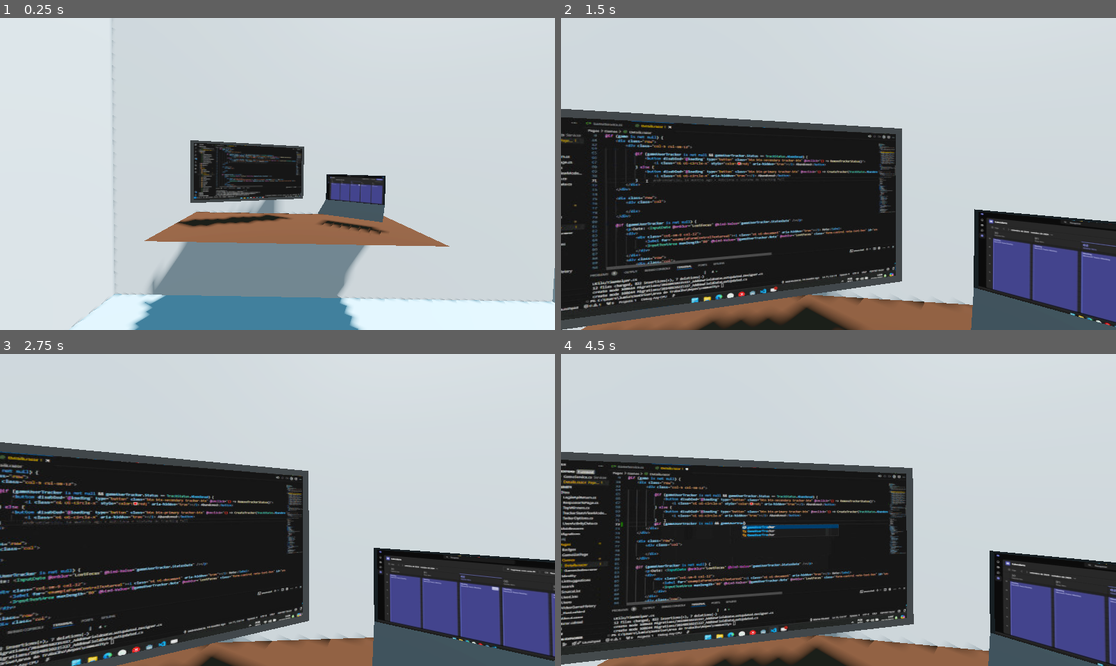
Above: before the commit, frames 1-4 (two rows, left to right).
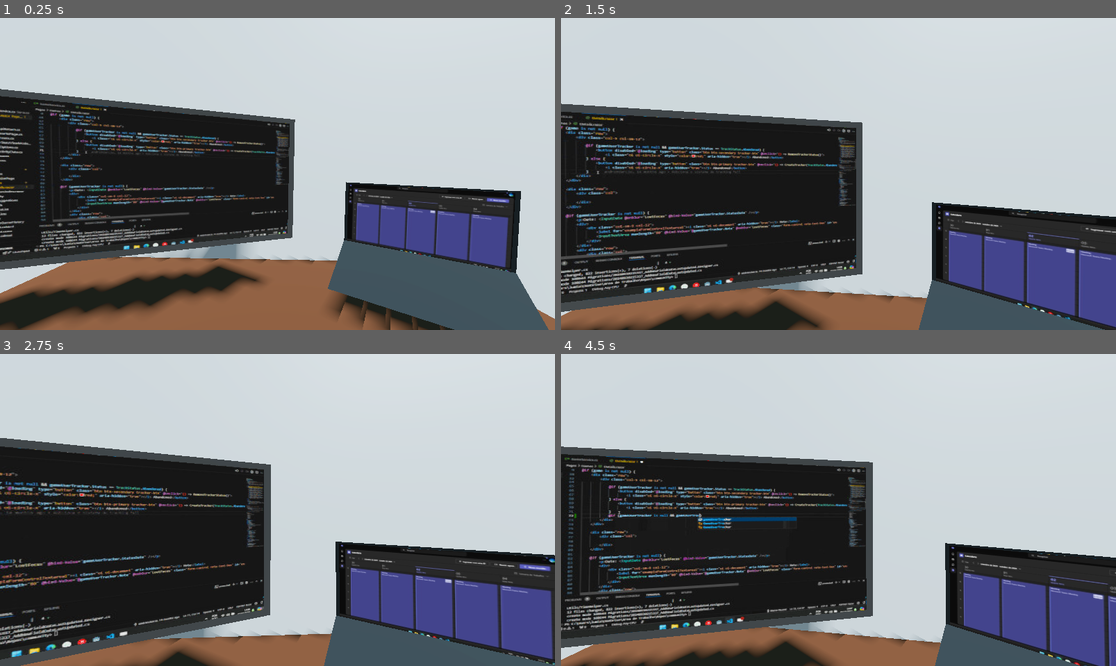
Above: after the commit, the same moments.

Repository: diguifi/were-just-old-kids
Game: Godot game, scene res://scenes/home_office.tscn
Two runs of this game, one before a commit and one after it. Both use one fixed random seed, a clock stepped at 60 frames per second and the inputs below. This scene is started directly instead of the project's main scene.
Inputs (mouse positions are in pixels of both pictures, inside the frame that each line leads up to):
- Up to frame 1 (0.25 s): no input
- Up to frame 2 (1.5 s): tap Enter (ui_accept) at 0.5, 0.77 s; move the mouse to (866, 174) at 0.52 s; hold Up (ui_up) from 0.53 s (still down); tap Ctrl (crouch) at 0.6 s; move the mouse to (810, 174) at 1.27 s; tap Shift (sprint) at 1.35 s
- Up to frame 3 (2.75 s): keep holding Up (ui_up); tap Enter (ui_accept) at 1.52 s; move the mouse to (288, 503) at 2.02 s; tap Ctrl (crouch) at 2.1 s
- Up to frame 4 (4.5 s): keep holding Up (ui_up); move the mouse to (832, 516) at 2.77 s; tap Shift (sprint) at 2.85, 4.35 s; tap Enter (ui_accept) at 3.02, 3.77 s; move the mouse to (877, 513) at 3.52 s; tap Ctrl (crouch) at 3.6 s; move the mouse to (794, 506) at 4.27 s

The runs differ from the first frame. In frame 1, 55% of the frame differs, in the area x 0-100%, y 3-100%; in frame 2, 27%; in frame 3, 23%; in frame 4, 28%.

Commit message:
Begins city

Diff:
--- a/scenes/home_office.tscn
+++ b/scenes/home_office.tscn
@@ -11,6 +11,7 @@
 [ext_resource type="Texture2D" uid="uid://b6rjkv70gxt5i" path="res://assets/computer/frame_130_delay-0.06s.jpg" id="9_rg513"]
 [ext_resource type="Script" path="res://assets/computer/code.gd" id="10_0honr"]
 [ext_resource type="Texture2D" uid="uid://bxkf45lp8mxvp" path="res://assets/computer/teams.jpg" id="10_qwa42"]
+[ext_resource type="PackedScene" uid="uid://d2sadhxrldf42" path="res://scenes/house.tscn" id="12_6iqs6"]
 
 [sub_resource type="PlaneMesh" id="PlaneMesh_wq5w7"]
 size = Vector2(8, 8)
@@ -119,10 +120,37 @@
 [sub_resource type="StandardMaterial3D" id="StandardMaterial3D_x8nua"]
 albedo_color = Color(0.111197, 0.111197, 0.111197, 1)
 
+[sub_resource type="PlaneMesh" id="PlaneMesh_t3k78"]
+size = Vector2(1000, 800)
+
+[sub_resource type="StandardMaterial3D" id="StandardMaterial3D_dknm7"]
+albedo_color = Color(0.226707, 0.226707, 0.226707, 1)
+
+[sub_resource type="BoxMesh" id="BoxMesh_sko3x"]
+size = Vector3(10, 45, 40)
+
+[sub_resource type="BoxMesh" id="BoxMesh_28gb8"]
+size = Vector3(20, 60, 20)
+
+[sub_resource type="BoxMesh" id="BoxMesh_d8aem"]
+size = Vector3(25, 50, 20)
+
+[sub_resource type="BoxMesh" id="BoxMesh_ll6jl"]
+size = Vector3(10, 20, 15)
+
+[sub_resource type="BoxMesh" id="BoxMesh_xkocb"]
+size = Vector3(10, 30, 15)
+
+[sub_resource type="BoxMesh" id="BoxMesh_b6hxl"]
+size = Vector3(20, 45, 25)
+
+[sub_resource type="BoxMesh" id="BoxMesh_1wmne"]
+size = Vector3(25, 15, 25)
+
 [node name="HomeOffice" type="Node3D"]
 
 [node name="Character" parent="." instance=ExtResource("1_i7crv")]
-transform = Transform3D(-4.37114e-08, 0, 1, 0, 1, 0, -1, 0, -4.37114e-08, -0.28732, 0, 0.566107)
+transform = Transform3D(-4.37114e-08, 0, 1, 0, 1, 0, -1, 0, -4.37114e-08, -1.37833, 0, 0.383775)
 acceleration = 5.0
 jumping_enabled = false
 sprint_enabled = false
@@ -254,3 +282,98 @@
 double_sided = false
 no_depth_test = true
 texture = ExtResource("10_qwa42")
+
+[node name="City" type="Node" parent="."]
+
+[node name="MeshInstance3D" type="MeshInstance3D" parent="City"]
+transform = Transform3D(1, 0, 0, 0, 1, 0, 0, 0, 1, -4.67042, -24.6095, -43.8134)
+mesh = SubResource("PlaneMesh_t3k78")
+surface_material_override/0 = SubResource("StandardMaterial3D_dknm7")
+
+[node name="MeshInstance3D2" type="MeshInstance3D" parent="City"]
+transform = Transform3D(1, 0, 0, 0, 1, 0, 0, 0, 1, -76.8662, -6.10733, -91.1948)
+mesh = SubResource("BoxMesh_sko3x")
+
+[node name="MeshInstance3D3" type="MeshInstance3D" parent="City"]
+transform = Transform3D(1, 0, 0, 0, 1, 0, 0, 0, 1, -72.8384, -6.10733, -124.008)
+mesh = SubResource("BoxMesh_28gb8")
+
+[node name="MeshInstance3D4" type="MeshInstance3D" parent="City"]
+transform = Transform3D(1, 0, 0, 0, 1, 0, 0, 0, 1, -24.5676, -6.10733, -154.803)
+mesh = SubResource("BoxMesh_d8aem")
+
+[node name="MeshInstance3D13" type="MeshInstance3D" parent="City"]
+transform = Transform3D(1, 0, 0, 0, 1, 0, 0, 0, 1, -52.7171, -14.454, -213.575)
+mesh = SubResource("BoxMesh_d8aem")
+
+[node name="MeshInstance3D14" type="MeshInstance3D" parent="City"]
+transform = Transform3D(1, 0, 0, 0, 1, 0, 0, 0, 1, -102.489, -26.4003, -213.575)
+mesh = SubResource("BoxMesh_d8aem")
+
+[node name="MeshInstance3D15" type="MeshInstance3D" parent="City"]
+transform = Transform3D(1, 0, 0, 0, 1, 0, 0, 0, 1, -16.0553, -26.4003, -217.589)
+mesh = SubResource("BoxMesh_d8aem")
+
+[node name="MeshInstance3D5" type="MeshInstance3D" parent="City"]
+transform = Transform3D(1, 0, 0, 0, 1, 0, 0, 0, 1, -43.2242, -15.1132, -37.6665)
+mesh = SubResource("BoxMesh_ll6jl")
+
+[node name="MeshInstance3D6" type="MeshInstance3D" parent="City"]
+transform = Transform3D(1, 0, 0, 0, 1, 0, 0, 0, 1, -77.4452, -15.1132, -62.6537)
+mesh = SubResource("BoxMesh_ll6jl")
+
+[node name="MeshInstance3D12" type="MeshInstance3D" parent="City"]
+transform = Transform3D(-4.37114e-08, 0, 1, 0, 1, 0, -1, 0, -4.37114e-08, -75.1009, -15.1132, -208.33)
+mesh = SubResource("BoxMesh_ll6jl")
+
+[node name="MeshInstance3D8" type="MeshInstance3D" parent="City"]
+transform = Transform3D(1, 0, 0, 0, 1, 0, 0, 0, 1, -115.372, -10.9061, -62.6537)
+mesh = SubResource("BoxMesh_xkocb")
+
+[node name="MeshInstance3D9" type="MeshInstance3D" parent="City"]
+transform = Transform3D(1, 0, 0, 0, 1, 0, 0, 0, 1, -109.243, -13.5039, -85.7425)
+mesh = SubResource("BoxMesh_b6hxl")
+
+[node name="MeshInstance3D10" type="MeshInstance3D" parent="City"]
+transform = Transform3D(1, 0, 0, 0, 1, 0, 0, 0, 1, -120.751, -12.1172, -39.6619)
+mesh = SubResource("BoxMesh_b6hxl")
+
+[node name="MeshInstance3D11" type="MeshInstance3D" parent="City"]
+transform = Transform3D(1, 0, 0, 0, 1, 0, 0, 0, 1, -120.751, -25.8758, -12.3293)
+mesh = SubResource("BoxMesh_b6hxl")
+
+[node name="MeshInstance3D7" type="MeshInstance3D" parent="City"]
+transform = Transform3D(1, 0, 0, 0, 1, 0, 0, 0, 1, -84.9187, -20.6947, -33.0661)
+mesh = SubResource("BoxMesh_1wmne")
+
+[node name="House" parent="City" instance=ExtResource("12_6iqs6")]
+
+[node name="House7" parent="City" instance=ExtResource("12_6iqs6")]
+transform = Transform3D(-4.37114e-08, 0, 1, 0, 1, 0, -1, 0, -4.37114e-08, -40.1806, -22.6004, -186.127)
+
+[node name="House2" parent="City" instance=ExtResource("12_6iqs6")]
+transform = Transform3D(1, 0, 0, 0, 1, 0, 0, 0, 1, -42.7964, -22.6004, -83.8833)
+
+[node name="House3" parent="City" instance=ExtResource("12_6iqs6")]
+transform = Transform3D(1.3, 0, 0, 0, 2, 0, 0, 0, 1, -43.9678, -22.6004, -95.0099)
+
+[node name="House4" parent="City" instance=ExtResource("12_6iqs6")]
+transform = Transform3D(1, 0, 0, 0, 1.2, 0, 0, 0, 1, -42.7964, -22.6004, -51.8955)
+
+[node name="House6" parent="City" instance=ExtResource("12_6iqs6")]
+transform = Transform3D(1, 0, 0, 0, 1.5, 0, 0, 0, 2, -42.7964, -22.6004, -20.1025)
+
+[node name="House5" parent="City" instance=ExtResource("12_6iqs6")]
+transform = Transform3D(1, 0, 0, 0, 1.7, 0, 0, 0, 1.2, -42.7964, -22.6004, -63.1942)
+
+[node name="House8" parent="City" instance=ExtResource("12_6iqs6")]
+transform = Transform3D(-0.00209443, 0, -0.999998, 0, 1, 0, 0.999998, 0, -0.00209443, -69.9946, -22.6004, -185.187)
+
+[node name="House9" parent="City" instance=ExtResource("12_6iqs6")]
+transform = Transform3D(-0.00209443, 0, -0.999998, 0, 1, 0, 0.999998, 0, -0.00209443, -62.0316, -22.6004, -185.17)
+
+[node name="House10" parent="City" instance=ExtResource("12_6iqs6")]
+transform = Transform3D(-0.00272276, 0, -0.999998, 0, 2, 0, 1.3, 0, -0.00209443, -50.9025, -22.6004, -186.318)
+
+[node name="House12" parent="City" instance=ExtResource("12_6iqs6")]
+transform = Transform3D(-0.00209443, 0, -1.2, 0, 1.7, 0, 0.999998, 0, -0.00251332, -82.7206, -22.6004, -185.214)
--- /dev/null
+++ b/scenes/house.tscn
@@ -0,0 +1,20 @@
+[gd_scene load_steps=3 format=3 uid="uid://d2sadhxrldf42"]
+
+[sub_resource type="BoxMesh" id="BoxMesh_8kf2q"]
+size = Vector3(7, 5, 8)
+
+[sub_resource type="PrismMesh" id="PrismMesh_hvlrw"]
+size = Vector3(9, 2, 8)
+
+[node name="House" type="Node3D"]
+transform = Transform3D(1, 0, 0, 0, 1, 0, 0, 0, 1, -42.7964, -22.6004, -75.9202)
+
+[node name="MeshInstance3D5" type="MeshInstance3D" parent="."]
+transform = Transform3D(1, 0, 0, 0, 1, 0, 0, 0, 1, -0.0979538, 0.3894, -0.0879059)
+mesh = SubResource("BoxMesh_8kf2q")
+skeleton = NodePath("../..")
+
+[node name="MeshInstance3D6" type="MeshInstance3D" parent="."]
+transform = Transform3D(-4.37114e-08, 0, 1, 0, 1, 0, -1, 0, -4.37114e-08, -0.427299, 3.73946, -0.132584)
+mesh = SubResource("PrismMesh_hvlrw")
+skeleton = NodePath("../..")
Not shown: 1 places in scenes/home_office.tscn that only renumber resources
